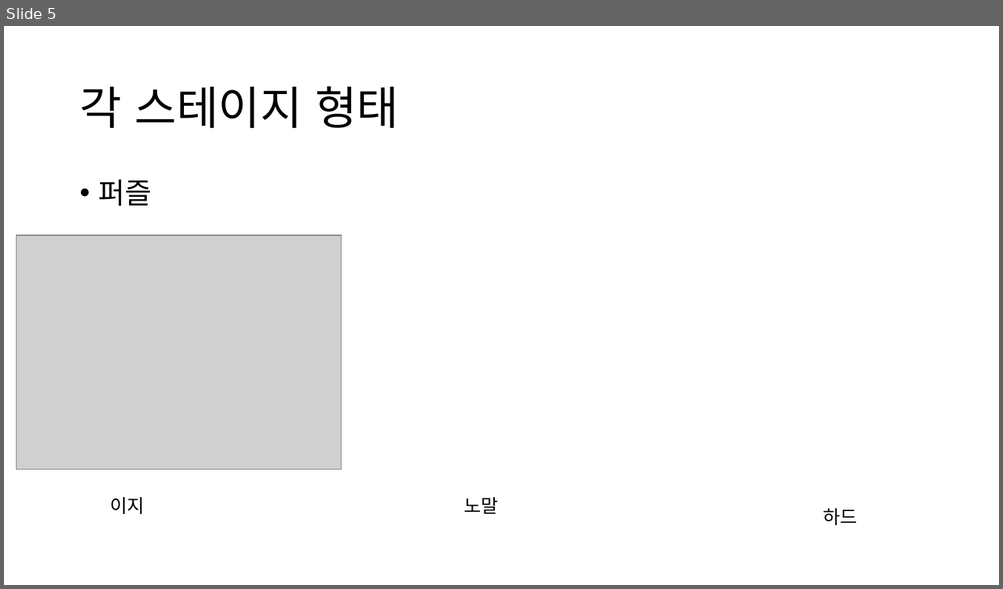
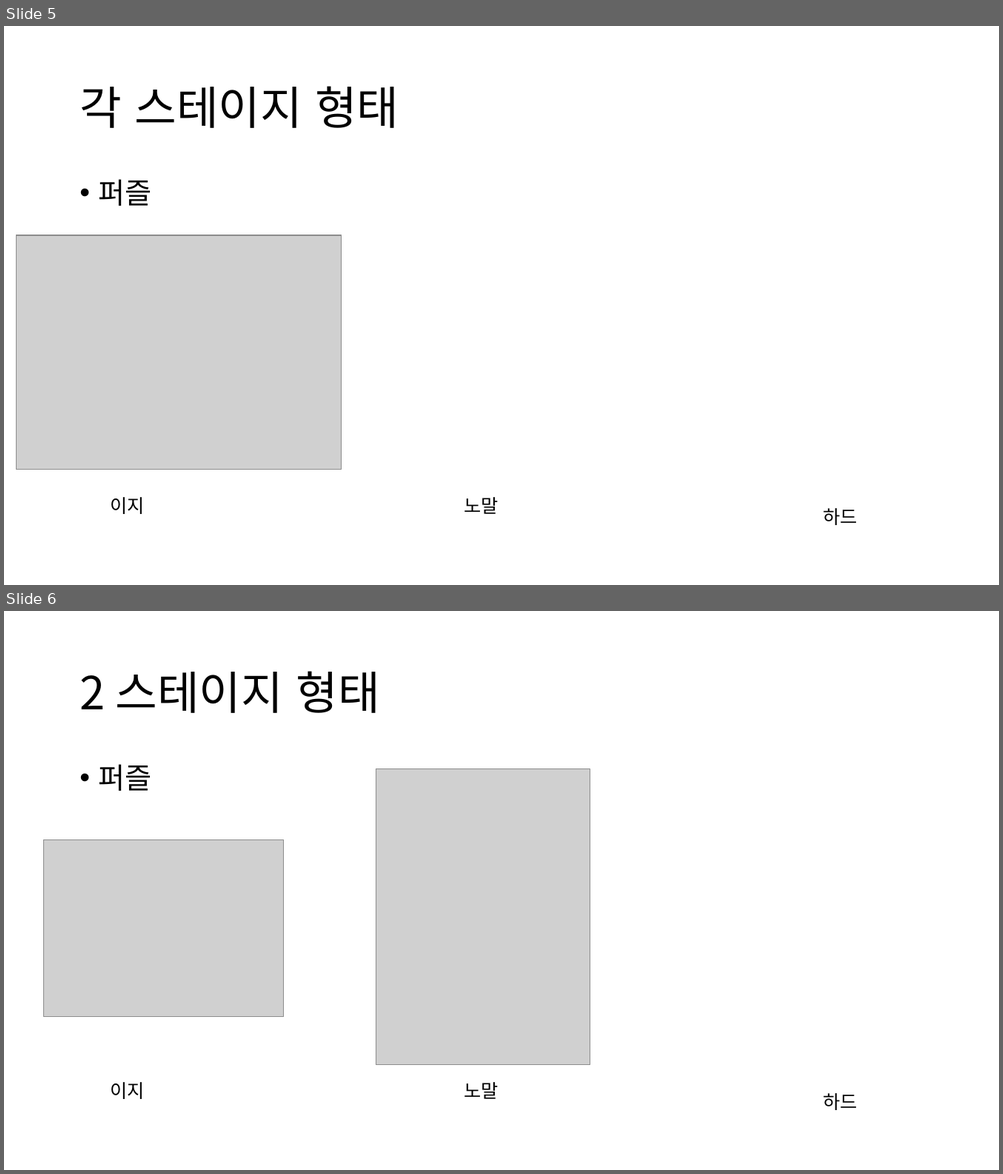
Before and after one commit to Theredhawksings/material, a slide deck: Weekly_Log/졸작_스테이지_구상_메모용.pptx. Shown one above the other, each under a label of ours: slide 5 before the commit, slides 5 and 6 after it. The pictures are 1003x589 and 1003x1174 pixels, drawn with LibreOffice and Linux fonts; fonts in the diff are those of the drawing; grey boxes stand for pictures. Boxes give left, top, right and bottom in pixels: in the first picture for what was removed or moved away, otherwise in the second. Text is boxed around its words. In the diff, an @@ line names an element or a change of style, - is before the commit and + after.

Commit message:
송형규_스테이지기획

```diff
--- a/Weekly_Log/졸작_스테이지_구상_메모용.pptx
+++ b/Weekly_Log/졸작_스테이지_구상_메모용.pptx
@@ slide 6 added at (x1=4, y1=611, x2=999, y2=1170), background #FFFFFF @@
@@ title added at (x1=79, y1=671, x2=379, y2=713), 44 pt, text #000000 @@
+2 스테이지 형태
@@ text added at (x1=99, y1=764, x2=152, y2=791), 28 pt, text #000000 @@
+• 퍼즐
@@ picture added at (x1=375, y1=769, x2=589, y2=1065) @@
@@ picture added at (x1=43, y1=840, x2=284, y2=1017) @@
@@ text added at (x1=111, y1=1082, x2=145, y2=1099), 18 pt, text #000000 @@
+이지
@@ text added at (x1=464, y1=1082, x2=498, y2=1099), 18 pt, text #000000 @@
+노말
@@ text added at (x1=823, y1=1093, x2=857, y2=1111), 18 pt, text #000000 @@
+하드
```
